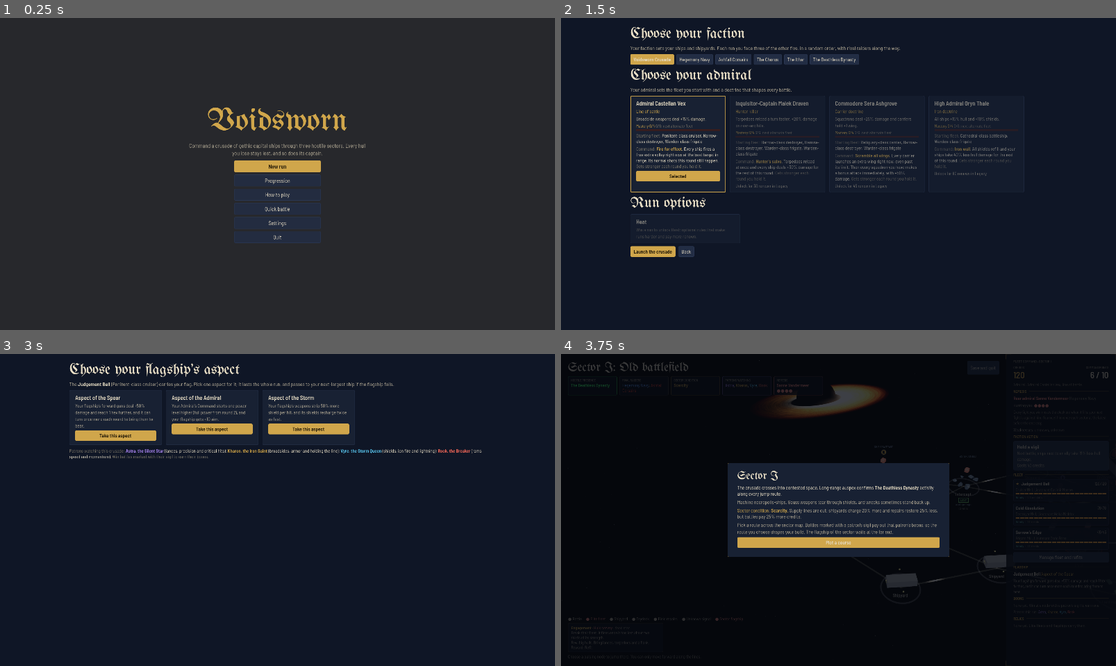
Above: before the commit, frames 1-4 (two rows, left to right).
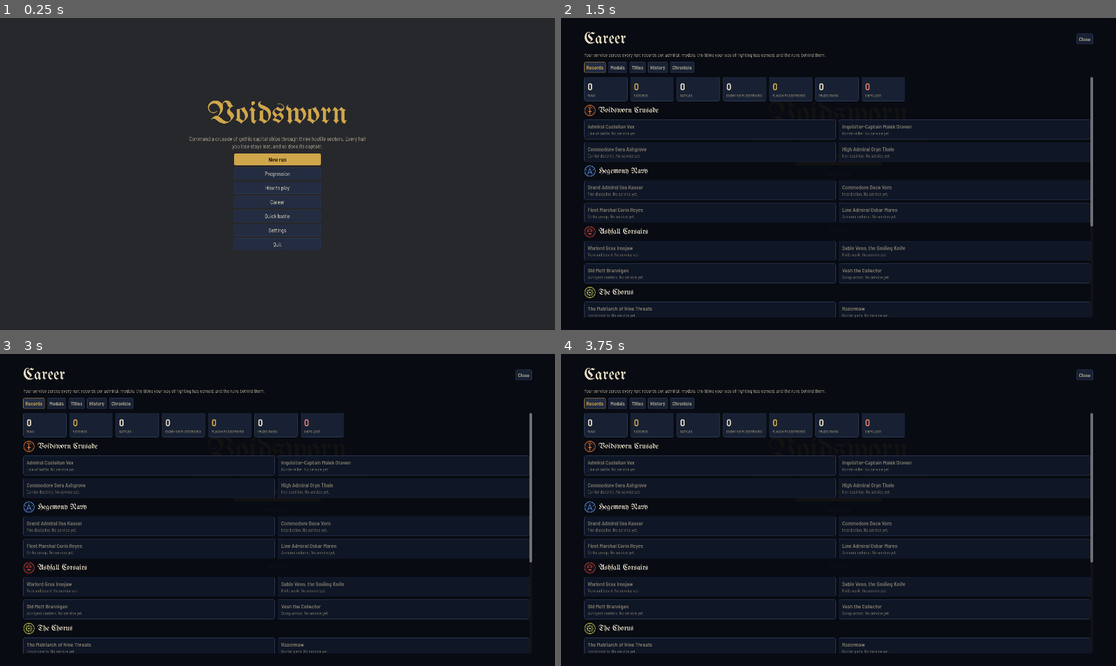
Above: after the commit, the same moments.

Repository: rcbailey12/voidsworn
Game: Godot game, scene res://main/main.tscn
Two runs of this game, one before a commit and one after it. Both use one fixed random seed, a clock stepped at 60 frames per second and the inputs below.
Inputs (mouse positions are in pixels of both pictures, inside the frame that each line leads up to):
- Up to frame 1 (0.25 s): no input
- Up to frame 2 (1.5 s): click (838, 202) at 0.5 s, where only the run after the commit has a clickable "Career"; click "New run" at 1.25 s
- Up to frame 3 (3 s): click (277, 494) at 2 s, where only the run after the commit has a clickable "New run"; click (94, 588) at 2.75 s, where only the run before the commit has a clickable "Launch the crusade"
- Up to frame 4 (3.75 s): click (677, 435) at 3.5 s, where only the run before the commit has a clickable "Take this aspect"

The runs differ from the first frame. In frame 1, 2.4% of the frame differs, in the area x 34-66%, y 26-75%; in frame 2, 19%; in frame 3, 12%; in frame 4, 36%, in the area x 1-99%, y 2-96%.

Commit message:
Story hooks (guarded, clearly marked): campaign host attaches the story layer, title menu gets Career, battle log carries admiral, flagship and Nemesis lines and the end card the last word
Co-Authored-By: Claude Opus 5.5 <noreply@anthropic.com>
Claude-Session: https://claude.ai/code/session_01VJBdzhr7ytnn2ZtL2Z9aWh

Diff:
--- a/godot/main/campaign_host.gd
+++ b/godot/main/campaign_host.gd
@@ -34,6 +34,7 @@
 var rng := RandomNumberGenerator.new()
 var streak := 0
 var in_battle := false
+var story = null            # story hook: res://story/story.gd (null when the story folder is missing)
 var t0 := 0.0
 
 
@@ -57,6 +58,13 @@
 	else:
 		C.persist_on = true
 		C.persist_load()
+	# story hook (story stream, godot/story/README.md): admiral lines, flagship name, titles, career records. Attached before
+	# the first screen and before the UI binds, so it sees every change first; bot runs keep the career in memory only.
+	if ResourceLoader.exists("res://story/story.gd"):
+		story = load("res://story/story.gd").new()
+		story.name = "Story"
+		add_child(story)
+		story.attach(C, not bot)
 	C.titleScreen()
 	if o.get("continue", false):
 		C.act("continueRun")
--- a/godot/main/title.gd
+++ b/godot/main/title.gd
@@ -80,6 +80,8 @@
 	if camp:
 		menu.add_child(_button("Progression", func() -> void: main.new_run({"screen": "legacy"})))
 		menu.add_child(_button("How to play", func() -> void: main.new_run({"screen": "help"})))
+	if ResourceLoader.exists("res://story/story.gd"):   # story hook: the Career screen (godot/story/README.md)
+		menu.add_child(_button("Career", func() -> void: load("res://story/story.gd").open_standalone(self)))
 	menu.add_child(_button("Quick battle", func() -> void: main.quick_battle()))
 	menu.add_child(_button("Settings", func() -> void: _settings()))
 	menu.add_child(_button("Quit", func() -> void: main.quit_clean()))
--- a/godot/scenes/battle/battle.gd
+++ b/godot/scenes/battle/battle.gd
@@ -441,6 +441,13 @@
 	batches.append({"events": api.take_events(), "view": api.view()})
 	sfx.ambient_start()
 	_refresh_ui()
+	# story hook (story stream, godot/story/README.md): admiral, enemy flagship and Nemesis lines in the battle log
+	voice = null
+	if not bot and ResourceLoader.exists("res://story/battle_voice.gd"):
+		voice = load("res://story/battle_voice.gd").new()
+		voice.setup_from_rules(R, V)
+		for l in voice.opening():
+			hud.add_log(l["text"], l["kind"])
 	if ResourceLoader.exists("res://portraits/portraits.gd") and R.RUN != null:
 		var adm := str(R.RUN.get("admiral", ""))
 		var A = R.ADMIRALS.get(adm, {})
@@ -752,7 +759,13 @@
 	return "p" if _side(id) == "player" else "e"
 
 
+var voice = null   # story hook: godot/story/battle_voice.gd (null when the story folder is missing)
+
+
 func _play_event(e: Dictionary) -> void:
+	if voice != null:   # story hook
+		for l in voice.on_event(e):
+			hud.add_log(l["text"], l["kind"])
 	match e["t"]:
 		"round":
 			_log("Round %d." % int(e["round"]), "x")
@@ -1382,6 +1395,10 @@
 	if bot or args.has("bot-runs"):
 		finished.emit(result)
 		return
+	if voice != null:   # story hook: your admiral's last word (or the Nemesis's gloat) on the end card
+		var vl: String = voice.closing(win)
+		if vl != "":
+			body += "\n\n" + vl
 	hud.show_end("Victory" if win else "Defeat", body, win, external)
 
 
